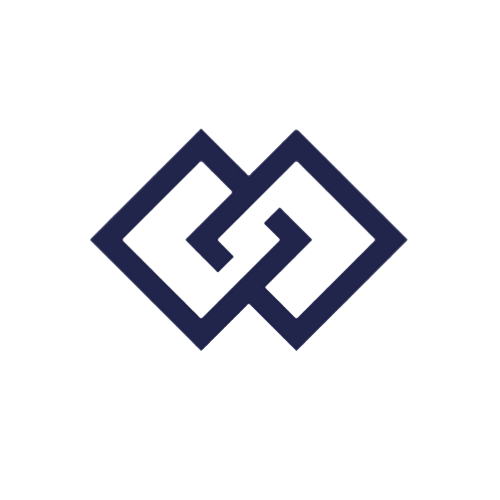
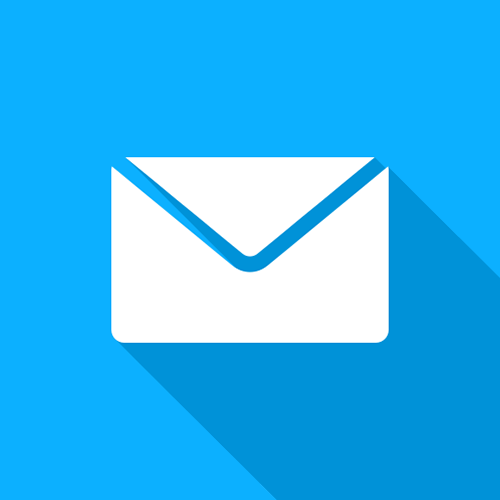
The second (500, 500) image is a revision of the first. Changes to its layers:
added group "links" with 6 layers above "flowingmenu" over (0, 0, 500, 500)
added layer "email1" in group "links" over (0, 0, 500, 500)
hid group "flowingmenu" (4 layers) over (0, 110, 409, 359)